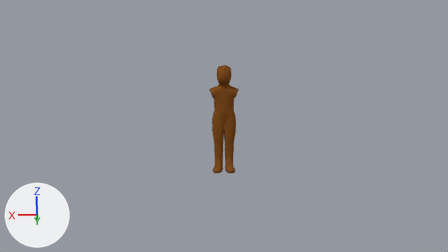
A saved change to the Blender file blend/models.blend.
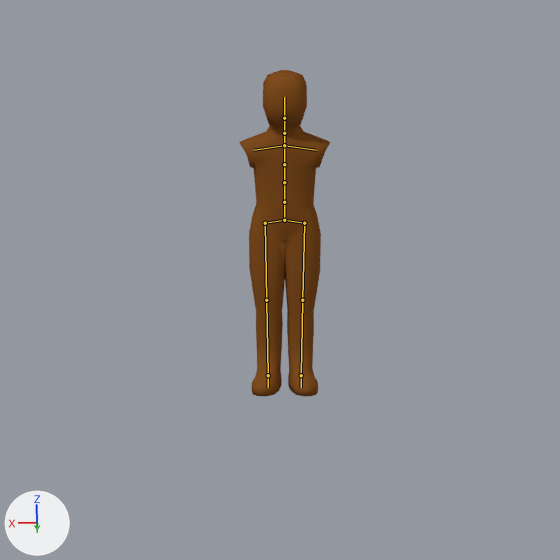
Each version is shown from the file's camera 'Camera', then close up on the part from 29% to 70% of the width and 17% to 90% of the height. Arrows for +X, +Y and +Z are at lower left; the lights stay in place. The bones that bend it are drawn over the model as lines in the close-ups.
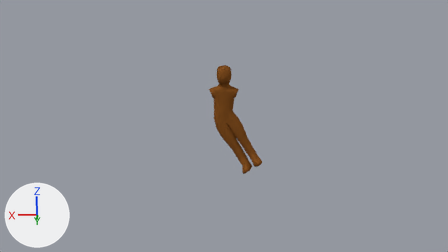
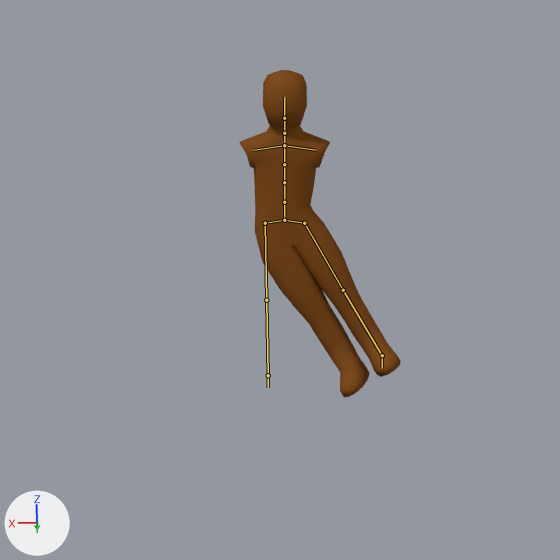
The newer file adds an action. The first version stands in its rest pose; the second is drawn at frame 10 of the action 'Walking'.

What differs and where, as boxes (x1, y1, x2, y2) in the close-ups (560 x 560 px):
'Cube', posed (78% wider): before (240, 70, 330, 396); after (240, 70, 401, 397)
bone 'Bone.012', root to tip: before (304, 223) to (302, 300); after (304, 223) to (343, 290)

What the commit changed:
Bone 'Bone.012' (bone_bone_012) turns from (0, 0, 0) to (31, 2, 1) degrees about its own x, y and z.
